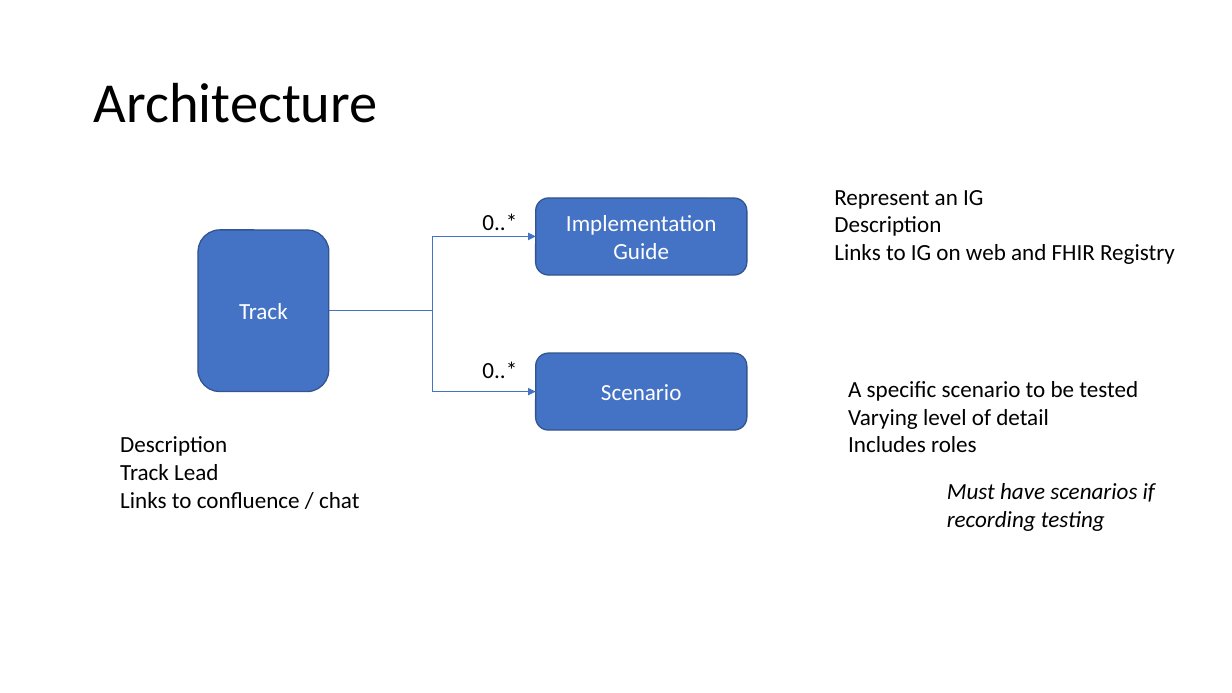
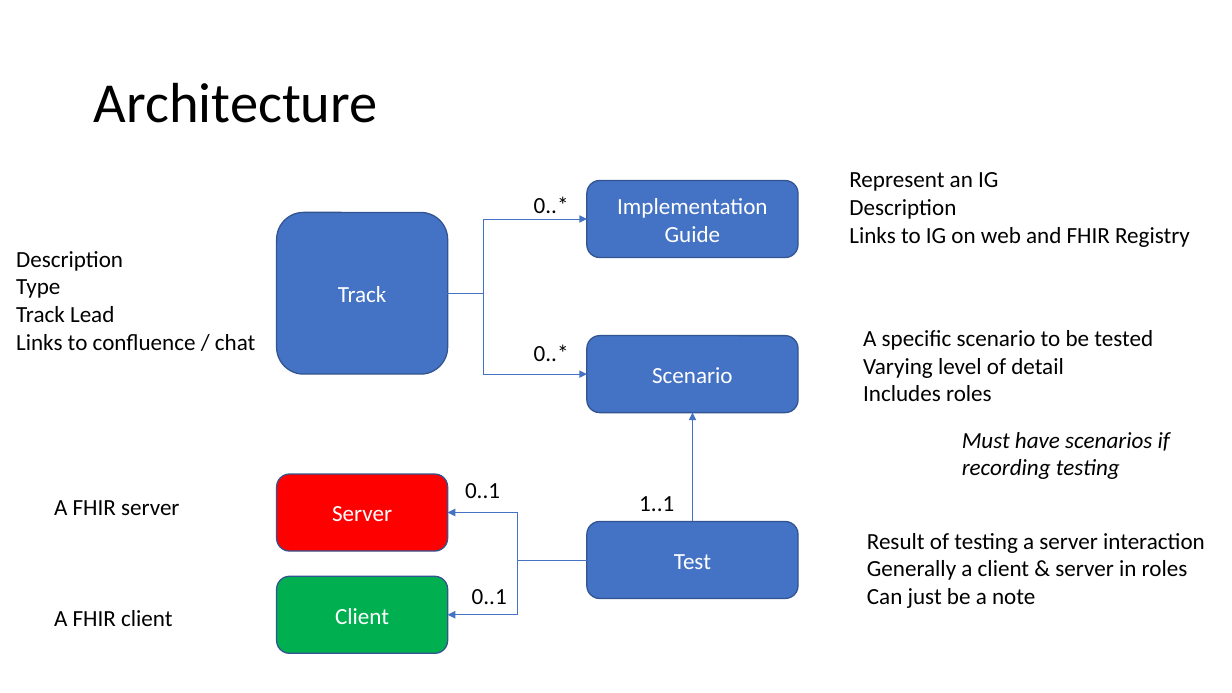
Before and after one commit to davidhay25/framingham, a slide deck: slide 6 of artifacts/conMan.pptx. Drawn at 1232x693 pixels with LibreOffice and Linux fonts; fonts in the diff are those of the drawing. Boxes give left, top, right and bottom in pixels: in the first picture for what was removed or moved away, otherwise in the second. Text is boxed around its words. In the diff, an @@ line names an element or a change of style, - is before the commit and + after.

```diff
--- a/artifacts/conMan.pptx
+++ b/artifacts/conMan.pptx
@@ text "Represent an IG" moved from (x1=834, y1=190, x2=1175, y2=264) to (x1=849, y1=172, x2=1190, y2=247) @@
@@ text "0..*" rewrapped from (x1=482, y1=213, x2=517, y2=237) to (x1=534, y1=196, x2=569, y2=213) @@
@@ text "Description" moved from (x1=120, y1=436, x2=359, y2=508) to (x1=16, y1=251, x2=255, y2=350) @@
@@ rounded rectangle "Track" resized from (x1=198, y1=230, x2=329, y2=392) to (x1=276, y1=213, x2=447, y2=374) @@
@@ text at (x1=16, y1=279, x2=60, y2=298): paragraph added @@
+Type
@@ 2 rounded rectangles, 2 elbow arrows moved together from (x1=329, y1=198, x2=748, y2=430) to (x1=380, y1=180, x2=799, y2=412) @@
@@ text "A specific scenario to be ..." moved from (x1=848, y1=381, x2=1138, y2=452) to (x1=863, y1=330, x2=1153, y2=401) @@
@@ text "0..*" moved from (x1=482, y1=361, x2=517, y2=378) to (x1=534, y1=344, x2=569, y2=361) @@
@@ arrow added from (692, 521) to (692, 413), #4472C4 0.5 pt @@
@@ text "Must have scenarios if recording ..." moved from (x1=947, y1=483, x2=1155, y2=531) to (x1=962, y1=432, x2=1170, y2=479) @@
@@ rounded rectangle added at (x1=276, y1=474, x2=447, y2=551), fill #FF0000, outline #325491 1 pt, 18 pt, text #FFFFFF @@
+Server
@@ text added at (x1=54, y1=500, x2=179, y2=515), 18 pt, text #000000 @@
+A FHIR server
@@ text added at (x1=465, y1=483, x2=500, y2=498), 18 pt, text #000000 @@
+0..1
@@ text added at (x1=639, y1=496, x2=674, y2=511), 18 pt, text #000000 @@
+1..1
@@ elbow arrow added from (587, 560) to (448, 513), #4472C4 0.5 pt @@
@@ rounded rectangle added at (x1=587, y1=521, x2=799, y2=598), fill #4472C4, outline #325491 1 pt, 18 pt, text #FFFFFF @@
+Test
@@ text added at (x1=867, y1=533, x2=1205, y2=608), 18 pt, text #000000 @@
+Result of testing a server interaction
+Generally a client & server in roles
+Can just be a note
@@ elbow arrow added from (587, 560) to (448, 615), #4472C4 0.5 pt @@
@@ rounded rectangle added at (x1=276, y1=577, x2=447, y2=653), fill #00B050, outline #325491 1 pt, 18 pt, text #FFFFFF @@
+Client
@@ text added at (x1=472, y1=589, x2=507, y2=604), 18 pt, text #000000 @@
+0..1
@@ text added at (x1=54, y1=610, x2=172, y2=626), 18 pt, text #000000 @@
+A FHIR client
```
Also in this commit, not shown: 11 other slides changed, 8 slides added, 2 other files.
